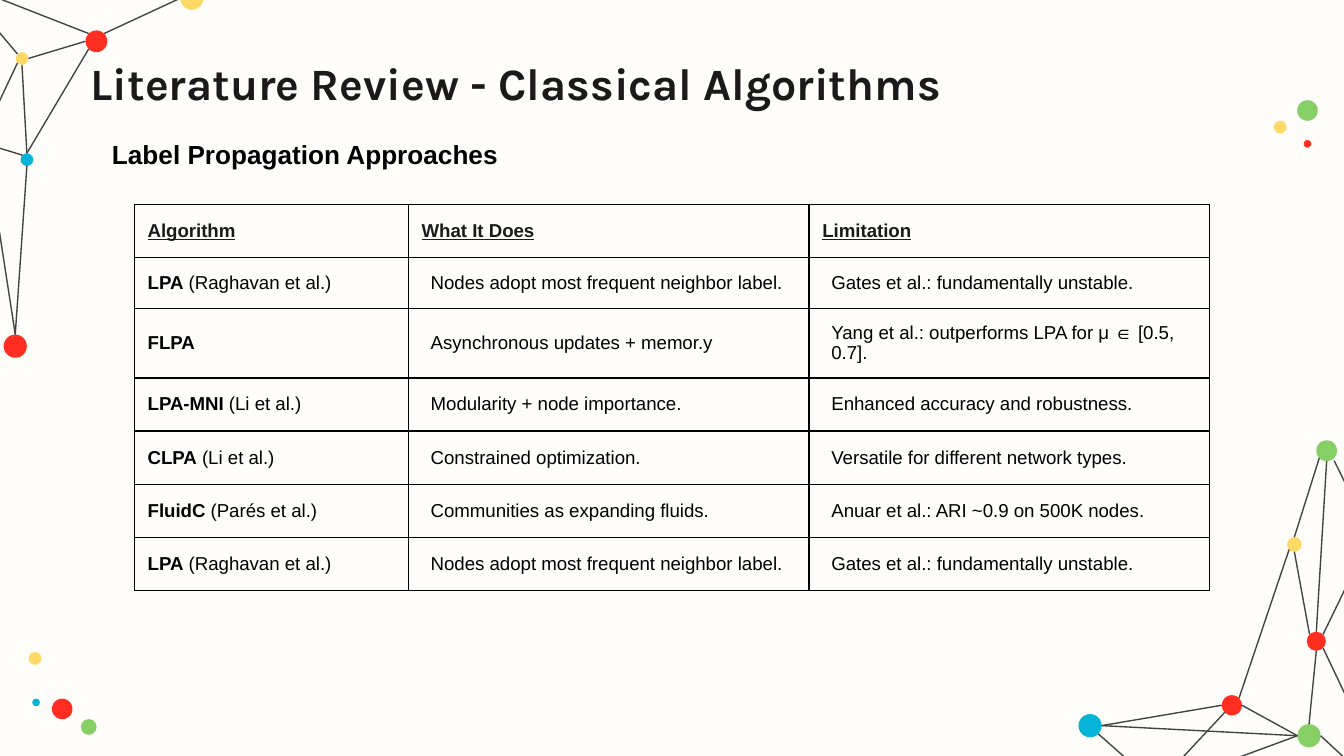
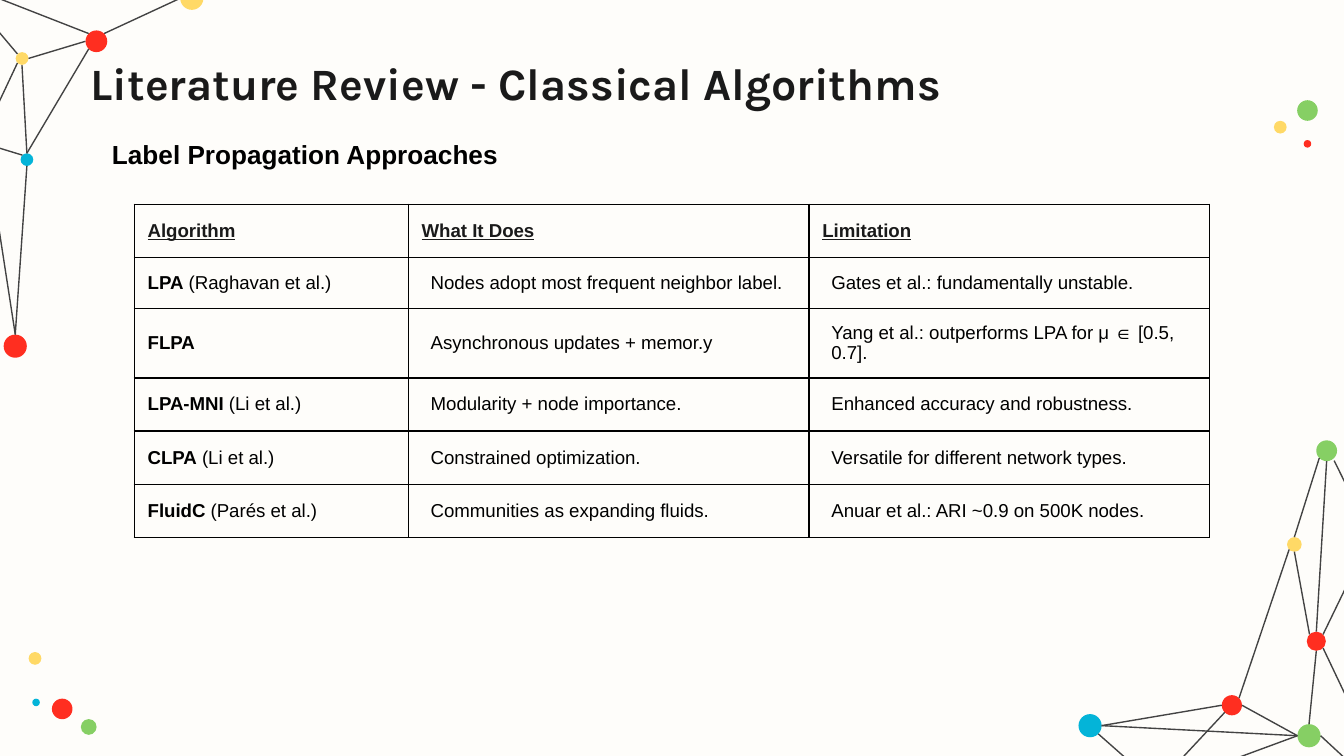
Before and after one commit to hamzamdn077/Master-Project, a slide deck: slide 12 of presentation.pptx (slide 9 before the commit). Drawn at 1344x756 pixels with LibreOffice and Linux fonts; fonts in the diff are those of the drawing. Boxes give left, top, right and bottom in pixels: in the first picture for what was removed or moved away, otherwise in the second. Text is boxed around its words. In the diff, an @@ line names an element or a change of style, - is before the commit and + after.

```diff
--- a/presentation.pptx
+++ b/presentation.pptx
@@ table at (x1=134, y1=204, x2=1210, y2=562) @@
-row 7: LPA (Raghavan et al.) | Nodes adopt most frequent neighbor label. | Gates et al.: fundamentally unstable.
```
Also in this commit, not shown: 9 other slides changed, 5 slides added, 1 other file.
